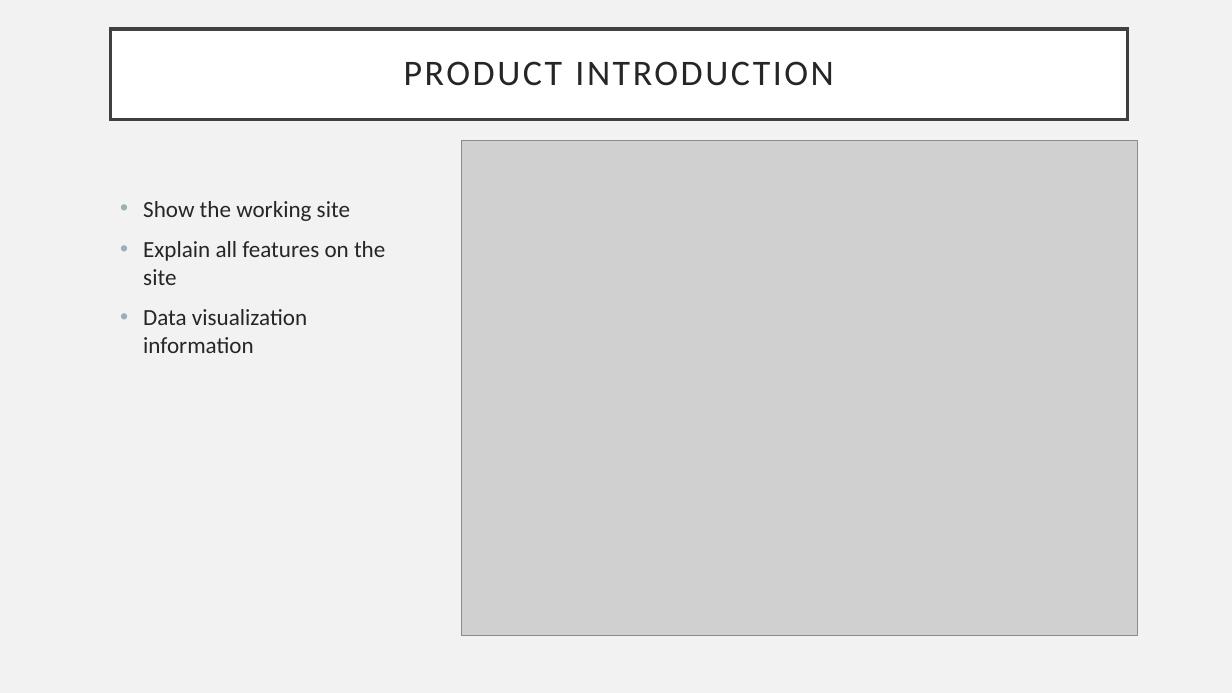
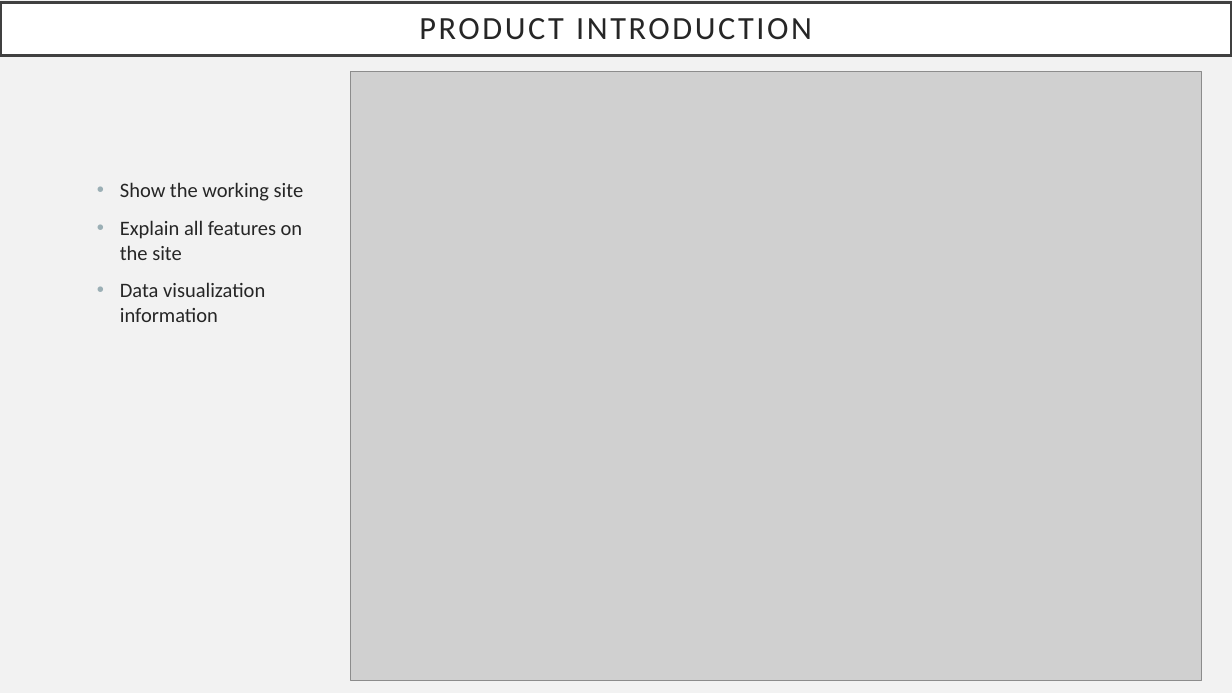
Before and after one commit to ejlee127/NC-County-Statistics, a slide deck: slide 2 of proposal/NC Census Data analysis 10-06.pptx. Drawn at 1232x693 pixels with LibreOffice and Linux fonts; fonts in the diff are those of the drawing; grey boxes stand for pictures. Boxes give left, top, right and bottom in pixels: in the first picture for what was removed or moved away, otherwise in the second. Text is boxed around its words. In the diff, an @@ line names an element or a change of style, - is before the commit and + after.

```diff
--- a/proposal/NC Census Data analysis 10-06.pptx
+++ b/proposal/NC Census Data analysis 10-06.pptx
@@ title "PRODUCT INTRODUCTION": place and size @@
-title "PRODUCT INTRODUCTION" at (111, 29, 1128, 119)
+title "PRODUCT INTRODUCTION" at (0, 3, 1232, 55)
@@ title "PRODUCT INTRODUCTION" at (0, 3, 1232, 55): size 28 to 25.2 pt @@
@@ picture: place and size @@
-picture at (462, 141, 1138, 636)
+picture at (351, 71, 1202, 680)
@@ text "Show the working site": place and size @@
-text "Show the working site" at (143, 201, 385, 353)
+text "Show the working site" at (120, 182, 304, 322)
@@ text "Show the working site" at (120, 182, 304, 322): size 18 to 16 pt @@
```
Also in this commit, not shown: 4 other slides changed, 1 slide added, 1 slide removed.
